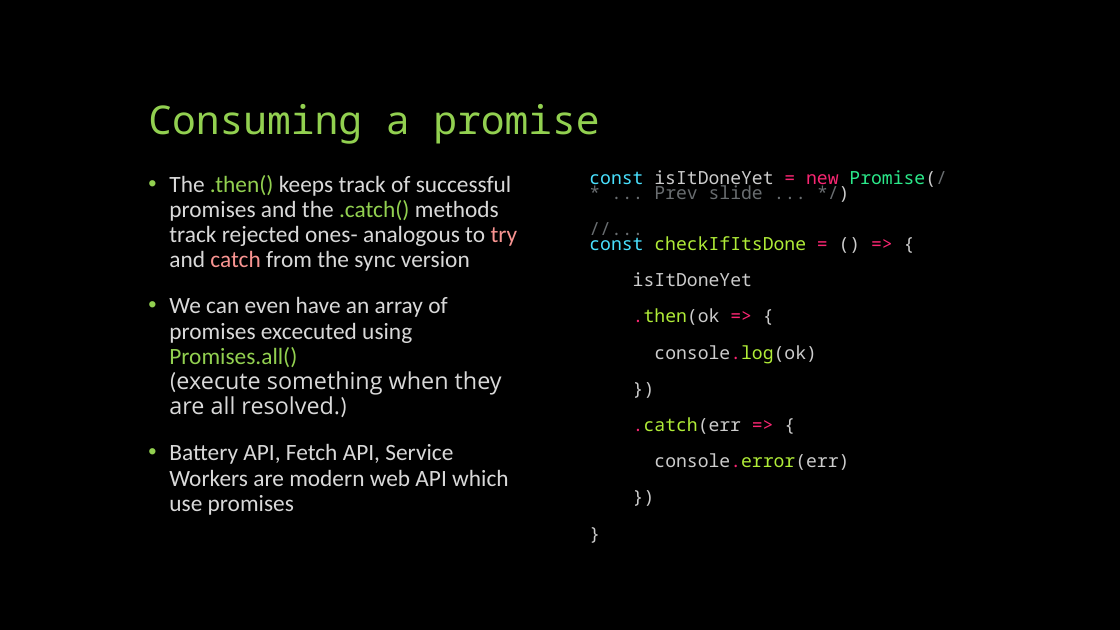
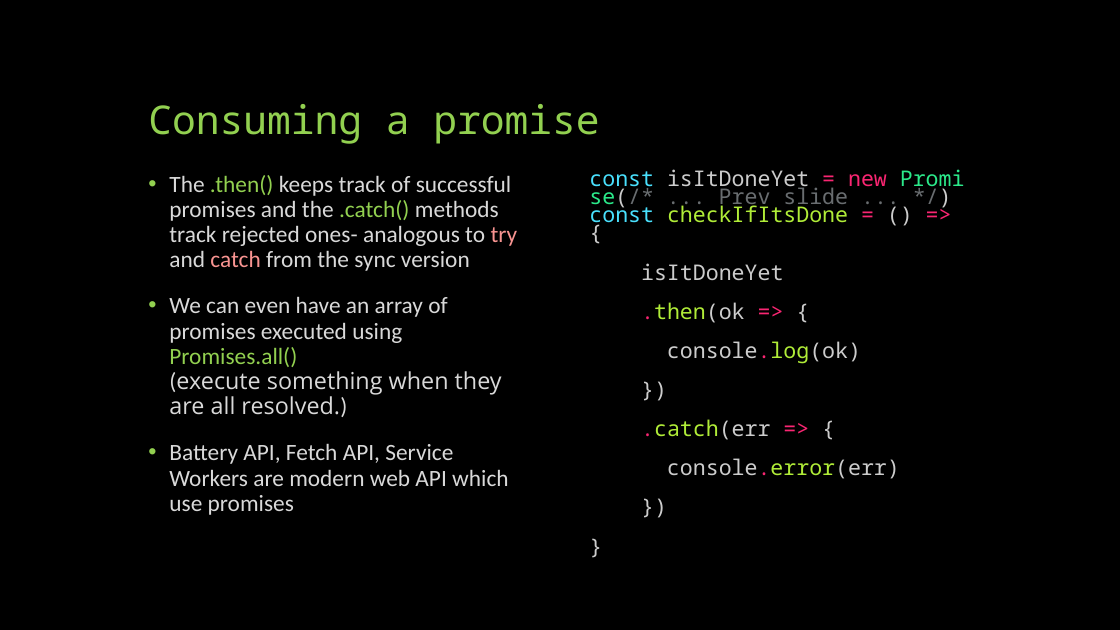
Before and after one commit to sneaky-potato/KOSS-Selection-Tasks, a slide deck: slide 10 of Async Await Promises and Callbacks in JavaScript.pptx (slide 9 before the commit). Drawn at 1120x630 pixels with LibreOffice and Linux fonts; fonts in the diff are those of the drawing. Boxes give left, top, right and bottom in pixels: in the first picture for what was removed or moved away, otherwise in the second. Text is boxed around its words. In the diff, an @@ line names an element or a change of style, - is before the commit and + after.

Commit message:
more slides

```diff
--- a/Async Await Promises and Callbacks in JavaScript.pptx
+++ b/Async Await Promises and Callbacks in JavaScript.pptx
@@ text at [589, 169, 887, 229]: text changed; size 15.5 to 18.5 pt @@
-const isItDoneYet = new Promise(/* ... Prev slide ... */)
-//...
-const checkIfItsDone = () => {
+const isItDoneYet = new Promise(/* ... Prev slide ... */)
+const checkIfItsDone = () => {
@@ text at [641, 263, 900, 479]: size 15.5 to 18.5 pt in "isItDoneYet", ".then(ok => {", "console.log(ok)", "})" and 4 more places @@
@@ text at [169, 296, 502, 417]: text changed @@
-• We can even have an array of promises excecuted using Promises.all()
-  (execute something when they are all resolved.)
+• We can even have an array of promises executed using Promises.all()
+  (execute something when they are all resolved.)
```
Also in this commit, not shown: 2 other slides changed, 5 slides added, 1 slide removed.
